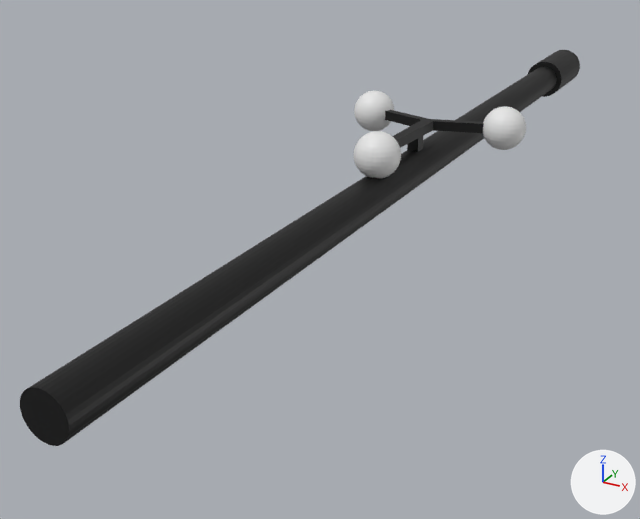
The OBJ model assets/instrument1.obj, before and after one commit.
Before and after are seen from a camera (50 mm lens) standing at (0.183, -0.459, 0.152) and looking at (-0.042, -0.049, -0.053). Every picture has the same lights, and +X, +Y and +Z are marked at lower right. Where no turn or scale is listed for an object, it has been applied to the vertices. Vertices at the same position are counted once.

Objects in the first picture: 'Ball0_Sphere', 'Ball1_Sphere.001', 'Ball2_Sphere.002', 'Instrument_Cylinder.001', 'Stem_Plane.001'.
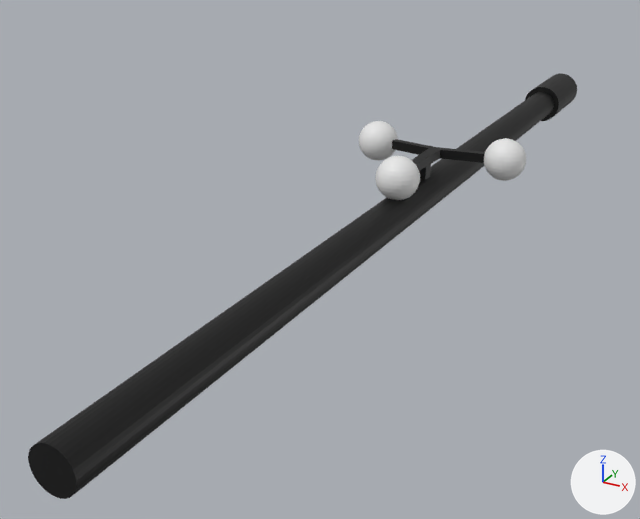
The change, as a list of edits to the scene's bpy script:
```text
Change me_instrument_cylinder_001:
    where me_instrument_cylinder_001.from_pydata(...)  # 160 vertices, 316 faces; spans x -0.014..0.014, y -0.3..0.3, z -0.014..0.014
    used by ob_instrument_cylinder_001; location = (0.0, 0.0, 0.0)
    me_instrument_cylinder_001 part 1: the whole mesh is moved by (0.0, 0.0, -0.02)
Change me_stem_plane_001:
    where me_stem_plane_001.from_pydata(...)  # 26 vertices, 48 faces; spans x -0.0401..0.0378, y -0.0663..0.0138, z 0.009..0.0227
    used by ob_stem_plane_001; location = (0.0, 0.0, 0.0)
    me_stem_plane_001 part 2: all 4 vertices in x -0.0401..-0.0372, y 0.0104..0.0138, z 0.0173..0.0227 are moved by (-0.0029, 0.0078, -0.02)
    me_stem_plane_001 part 3: all 14 vertices in x -0.0036..0.0036, y -0.0199..0.0026, z 0.009..0.0227 are moved by (0.0, 0.0134, -0.02)
    me_stem_plane_001 part 4: all 4 vertices in x -0.004..0.0002, y -0.0663..-0.0632, z 0.0173..0.0227 are moved by (0.0012, 0.0248, -0.02)
    me_stem_plane_001 part 5: all 4 vertices in x 0.0347..0.0378, y 0.0094..0.0129, z 0.0173..0.0227 are moved by (0.0043, 0.0092, -0.02)
Add me_gleons_sphere_002:
    me_gleons_sphere_002.from_pydata(...)  # a UV sphere (32 segments, 16 rings, poles along z) spanning x -0.012..0.012, y -0.052..-0.028, z -0.012..0.012; a UV sphere (32 segments, 16 rings, poles along z) spanning x -0.052..-0.028, y 0.008..0.032, z -0.012..0.012; a UV sphere (32 segments, 16 rings, poles along z) spanning x 0.028..0.052, y 0.008..0.032, z -0.012..0.012
    me_gleons_sphere_002.materials.append(mat_white)  # white #e7e7e7
Remove ob_ball0_sphere:
    ob_ball0_sphere = bpy.data.objects.new('Ball0_Sphere', me_ball0_sphere)
    ob_ball0_sphere.location = (0.0, 0.0, 0.0)
Remove ob_ball1_sphere_001:
    ob_ball1_sphere_001 = bpy.data.objects.new('Ball1_Sphere.001', me_ball1_sphere_001)
    ob_ball1_sphere_001.location = (0.0, 0.0, 0.0)
Remove ob_ball2_sphere_002:
    ob_ball2_sphere_002 = bpy.data.objects.new('Ball2_Sphere.002', me_ball2_sphere_002)
    ob_ball2_sphere_002.location = (0.0, 0.0, 0.0)
Add ob_gleons_sphere_002:
    ob_gleons_sphere_002 = bpy.data.objects.new('Gleons_Sphere.002', me_gleons_sphere_002)
    ob_gleons_sphere_002.location = (0.0, 0.0, 0.0)
```

Location of each change, [x1, y1, x2, y2] in pixels of the pictures (640 x 519 px; the box of a moved part takes in the faces that stretch with it):
'Instrument_Cylinder.001', mesh moved
    before: [20, 50, 580, 446]
    after: [28, 73, 577, 499]
'Gleons_Sphere.002', added
    after: [359, 121, 526, 200]
'Stem_Plane.001', reshaped
    before: [385, 110, 484, 152]
    after: [392, 139, 485, 180]
'Ball2_Sphere.002', deleted
    before: [354, 131, 401, 178]
'Ball1_Sphere.001', deleted
    before: [483, 106, 526, 150]
'Ball0_Sphere', deleted
    before: [354, 91, 394, 131]
part 2 of me_stem_plane_001, moved or reshaped
    before: [385, 110, 428, 126]
    after: [392, 139, 435, 155]
part 3 of me_stem_plane_001, moved or reshaped
    before: [407, 119, 433, 152]
    after: [419, 147, 440, 180]
part 4 of me_stem_plane_001, moved or reshaped
    before: [392, 120, 433, 148]
    after: [412, 148, 440, 171]
part 5 of me_stem_plane_001, moved or reshaped
    before: [431, 119, 484, 133]
    after: [437, 147, 485, 163]
